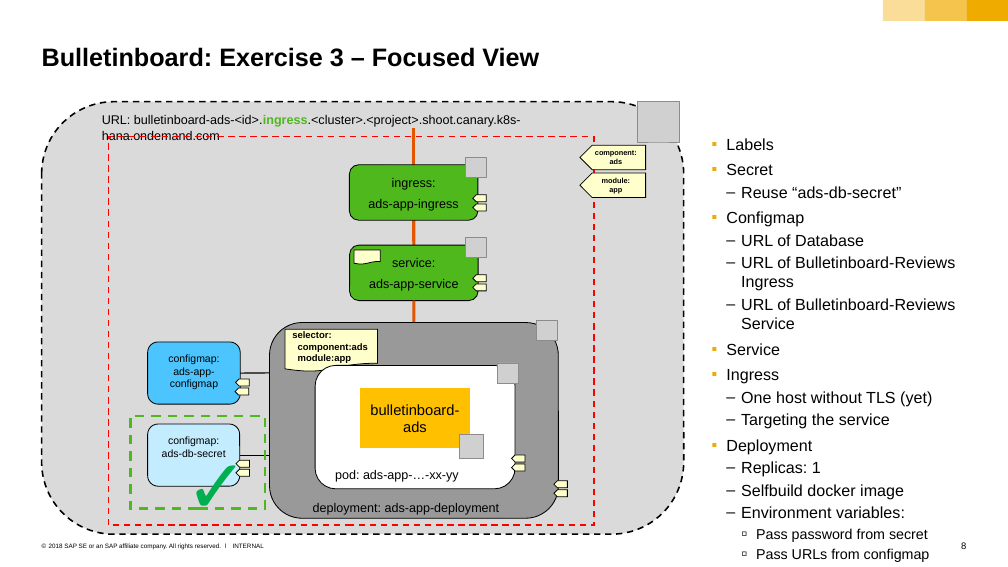
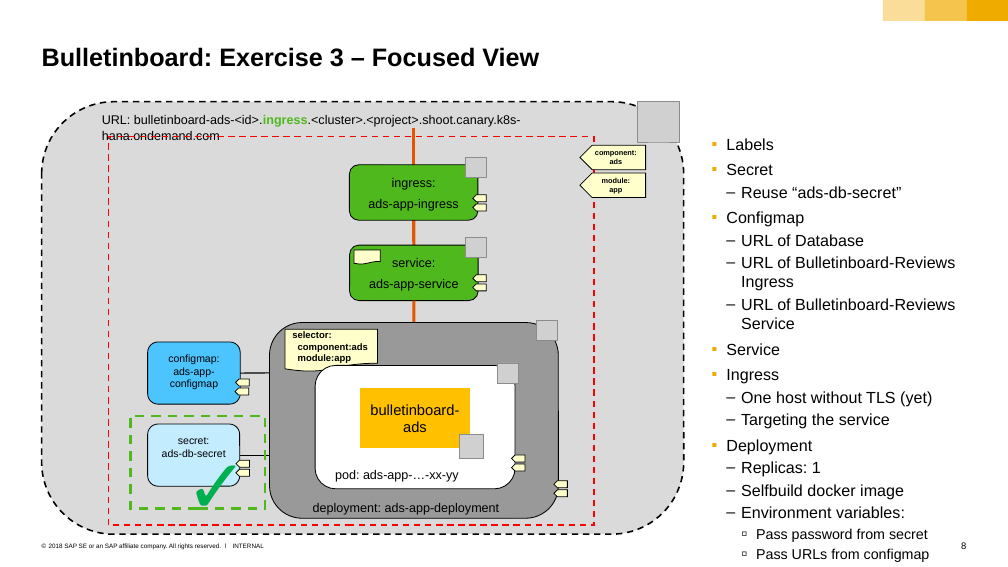
Before and after one commit to cuijiyao01/docker-k8s-training, a slide deck: slide 8 of sample-app/bulletinboard-in-k8s_exercises.pptx. Drawn at 1008x567 pixels with LibreOffice and Linux fonts; fonts in the diff are those of the drawing; grey boxes stand for pictures; background and template pictures are left out. Boxes give left, top, right and bottom in pixels: in the first picture for what was removed or moved away, otherwise in the second. Text is boxed around its words. In the diff, an @@ line names an element or a change of style, - is before the commit and + after.

Commit message:
typo in slide

```diff
--- a/sample-app/bulletinboard-in-k8s_exercises.pptx
+++ b/sample-app/bulletinboard-in-k8s_exercises.pptx
@@ text in rounded rectangle at bbox=[162, 437, 226, 457]: text changed @@
-configmap:
-ads-db-secret
+secret:
+ads-db-secret
```
